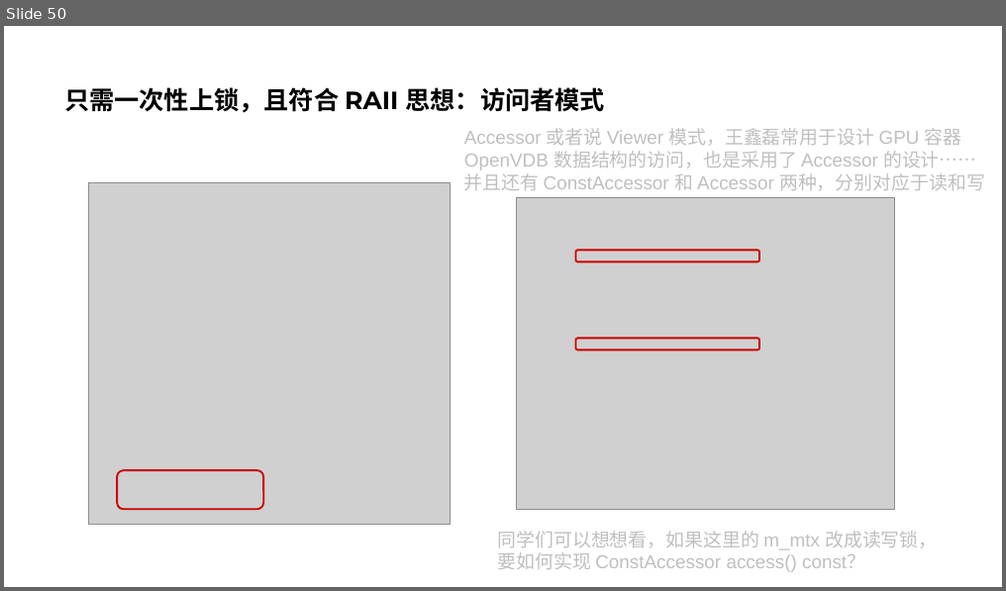
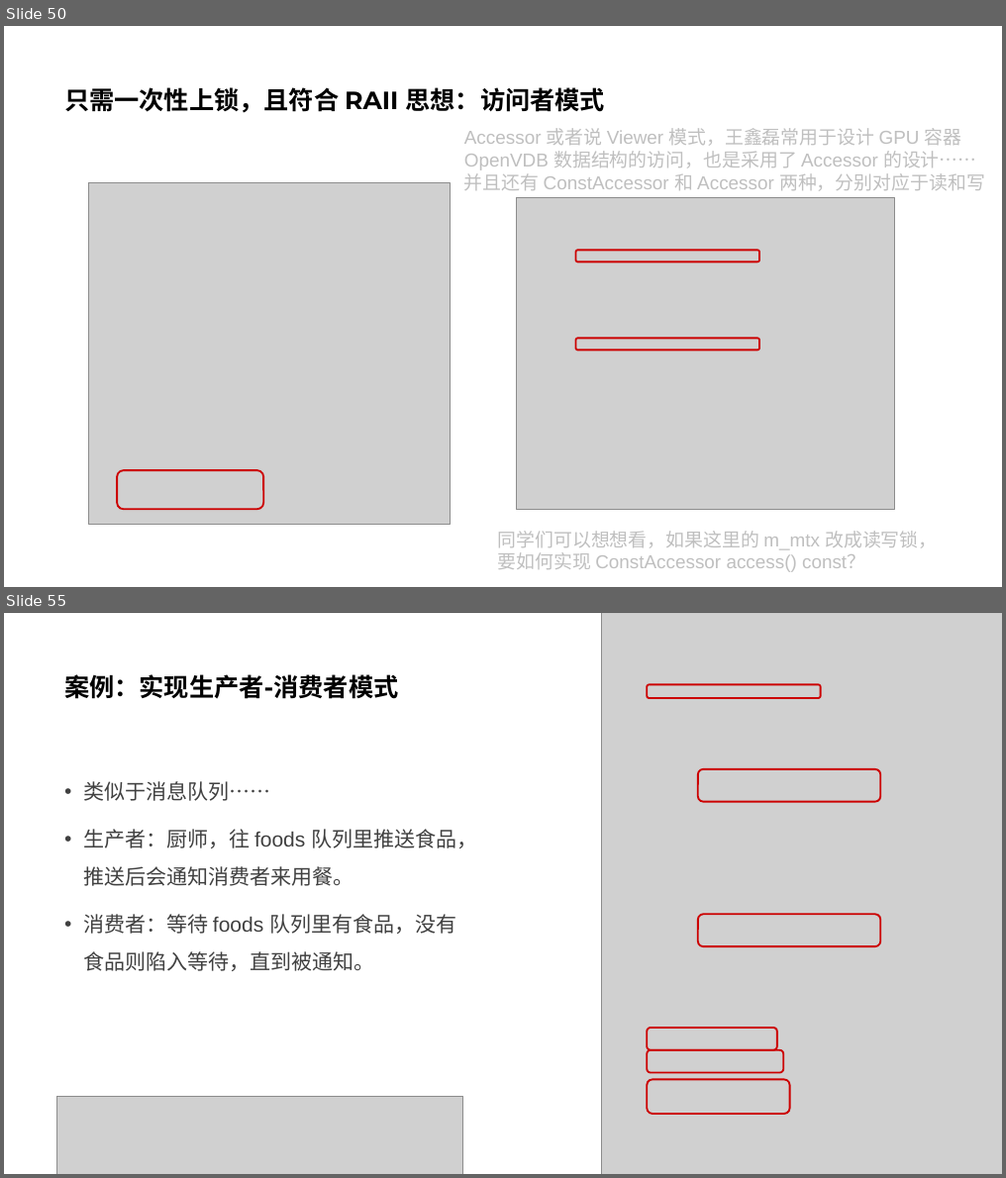
Before and after one commit to parallel101/course, a slide deck: 05/slides.pptx. Shown one above the other, each under a label of ours: slide 50 before the commit, slides 50 and 55 after it; the slides between them are not shown. The pictures are 1006x591 and 1006x1178 pixels, drawn with LibreOffice and Linux fonts; fonts in the diff are those of the drawing; grey boxes stand for pictures. Boxes give left, top, right and bottom in pixels: in the first picture for what was removed or moved away, otherwise in the second. Text is boxed around its words. In the diff, an @@ line names an element or a change of style, - is before the commit and + after.

```diff
--- a/05/slides.pptx
+++ b/05/slides.pptx
@@ slide 55 added at bbox=[4, 613, 1002, 1174], background #FFFFFF @@
@@ picture added at bbox=[601, 613, 1002, 1174] @@
@@ title added at bbox=[64, 674, 398, 699], 24 pt, text #000000, bold @@
+案例：实现生产者-消费者模式
@@ rounded rectangle added at bbox=[648, 685, 821, 698], outline #CC0000 1.75 pt @@
@@ text added at bbox=[83, 781, 477, 971], 20 pt, text #404040 @@
+• 类似于消息队列……
+• 生产者：厨师，往 foods 队列里推送食品，推送后会通知消费者来用餐。
+• 消费者：等待 foods 队列里有食品，没有食品则陷入等待，直到被通知。
@@ rounded rectangle added at bbox=[698, 769, 880, 802], outline #CC0000 1.75 pt @@
@@ rounded rectangle added at bbox=[698, 915, 880, 947], outline #CC0000 1.75 pt @@
@@ rounded rectangle added at bbox=[648, 1028, 777, 1051], outline #CC0000 1.75 pt @@
@@ rounded rectangle added at bbox=[648, 1051, 784, 1072], outline #CC0000 1.75 pt @@
@@ rounded rectangle added at bbox=[648, 1080, 790, 1115], outline #CC0000 1.75 pt @@
@@ picture added at bbox=[57, 1096, 463, 1174] @@
```
Also in this commit, not shown: 1 slide changed, 9 other slides added, 1 slide removed, 21 other files.
